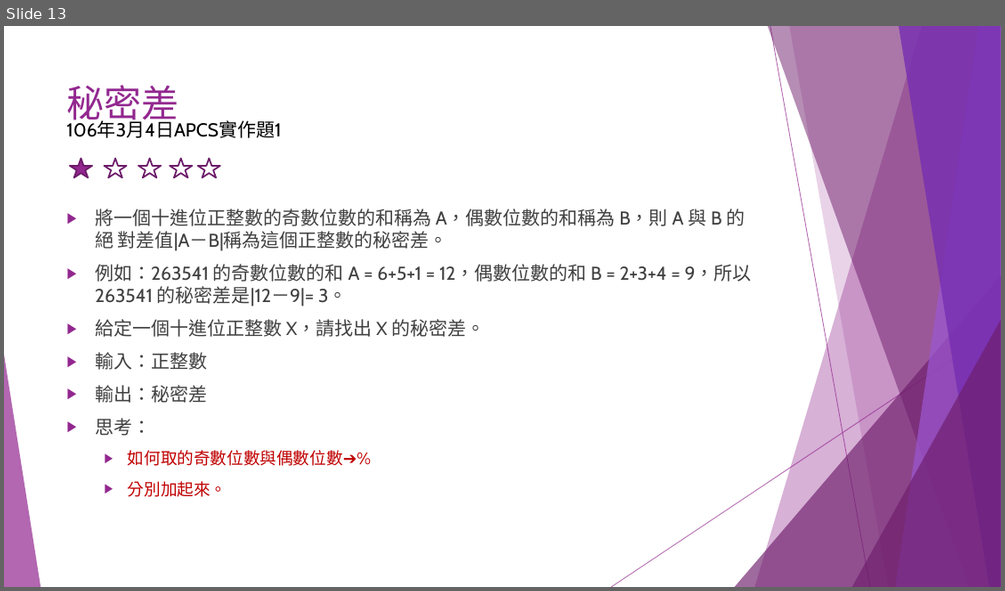
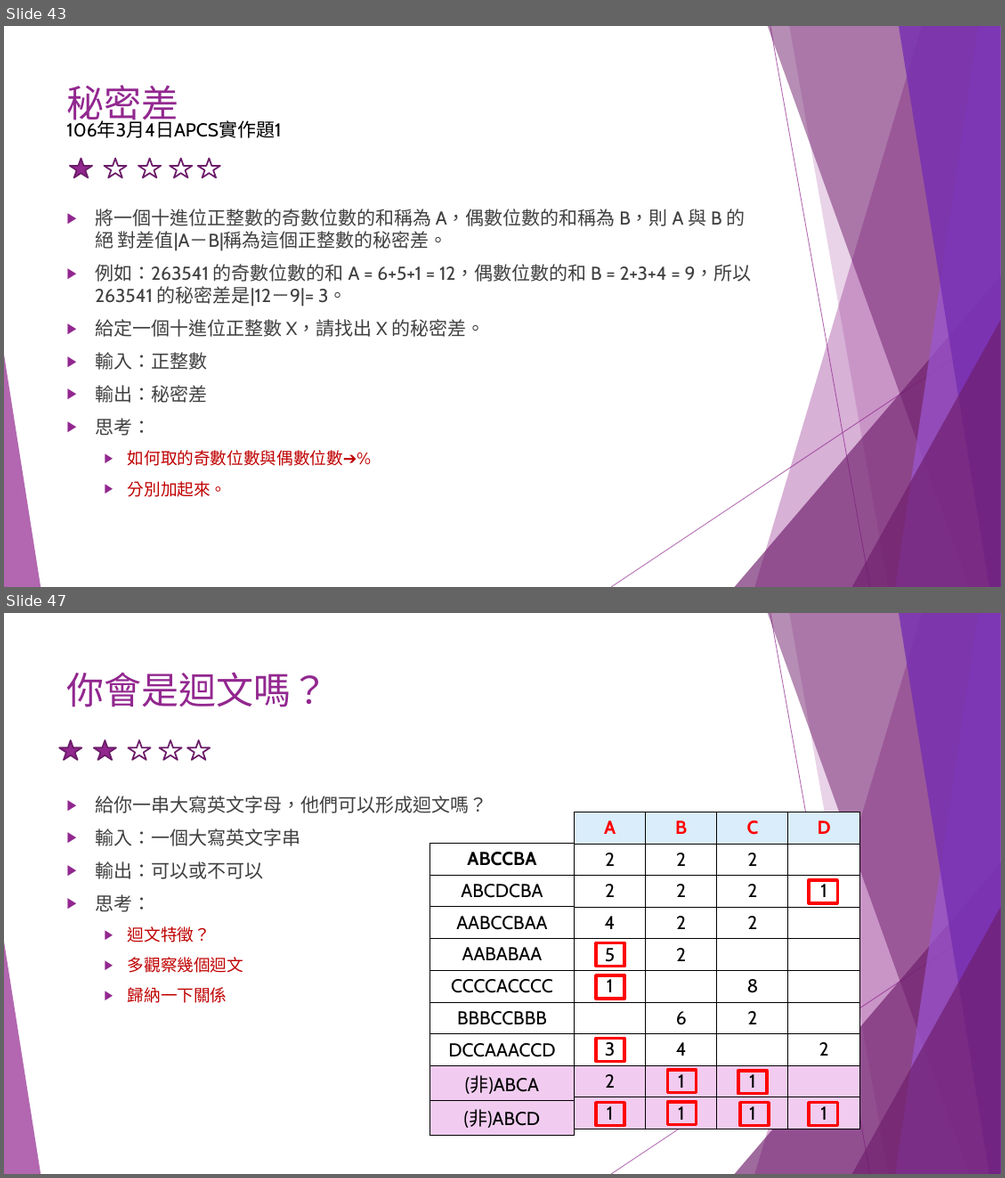
Before and after one commit to liulawsi/My_PPTs, a slide deck: CHING JIAN/C_Class/A1_邏輯思考訓練題.pptx. Shown one above the other, each under a label of ours: slide 13 before the commit, slides 43 and 47 after it; the slides between them are not shown. The pictures are 1005x591 and 1005x1178 pixels, drawn with LibreOffice and Linux fonts; fonts in the diff are those of the drawing. Boxes give left, top, right and bottom in pixels: in the first picture for what was removed or moved away, otherwise in the second. Text is boxed around its words. In the diff, an @@ line names an element or a change of style, - is before the commit and + after.

```diff
--- a/CHING JIAN/C_Class/A1_邏輯思考訓練題.pptx
+++ b/CHING JIAN/C_Class/A1_邏輯思考訓練題.pptx
@@ slide 47 added at <box>4,613,1001,1174</box>, background #FFFFFF; not listed: 10 template elements that a slide beside it also shows @@
@@ title added at <box>67,672,329,707</box>, 36 pt, text #92278F @@
+你會是迴文嗎？
@@ group added at <box>59,740,210,760</box>: 5 stars @@
@@ text added at <box>95,795,487,1003</box>, 18 pt, text #404040 @@
+▶ 給你一串大寫英文字母，他們可以形成迴文嗎？
+▶ 輸入：一個大寫英文字串
+▶ 輸出：可以或不可以
+▶ 思考：
+  ▶ 迴文特徵？
+  ▶ 多觀察幾個迴文
+  ▶ 歸納一下關係
@@ table added at <box>574,811,858,1129</box>, 10 rows, 4 columns @@
+A | B | C | D
+2 | 2 | 2 | 
+2 | 2 | 2 | 1
+4 | 2 | 2 | 
+5 | 2 |  | 
+1 |  | 8 | 
+ | 6 | 2 | 
+3 | 4 |  | 2
+2 | 1 | 1 | 
+1 | 1 | 1 | 1
@@ table added at <box>430,844,574,1131</box>, 9 rows, 1 columns @@
+ABCCBA
+ABCDCBA
+AABCCBAA
+AABABAA
+CCCCACCCC
+BBBCCBBB
+DCCAAACCD
+(非)ABCA
+(非)ABCD
@@ rectangle added at <box>809,880,837,903</box>, outline #FF0000 3 pt @@
@@ rectangle added at <box>596,943,624,966</box>, outline #FF0000 3 pt @@
@@ rectangle added at <box>596,976,624,999</box>, outline #FF0000 3 pt @@
@@ rectangle added at <box>596,1038,624,1062</box>, outline #FF0000 3 pt @@
@@ rectangle added at <box>668,1070,696,1093</box>, outline #FF0000 3 pt @@
@@ rectangle added at <box>738,1070,767,1094</box>, outline #FF0000 3 pt @@
@@ rectangle added at <box>596,1102,624,1126</box>, outline #FF0000 3 pt @@
@@ rectangle added at <box>668,1102,696,1125</box>, outline #FF0000 3 pt @@
@@ rectangle added at <box>741,1102,769,1126</box>, outline #FF0000 3 pt @@
@@ rectangle added at <box>809,1102,837,1126</box>, outline #FF0000 3 pt @@
@@ what was slide 13 is now slide 43 @@
```
Also in this commit, not shown: 4 slides changed, 11 other slides added.
